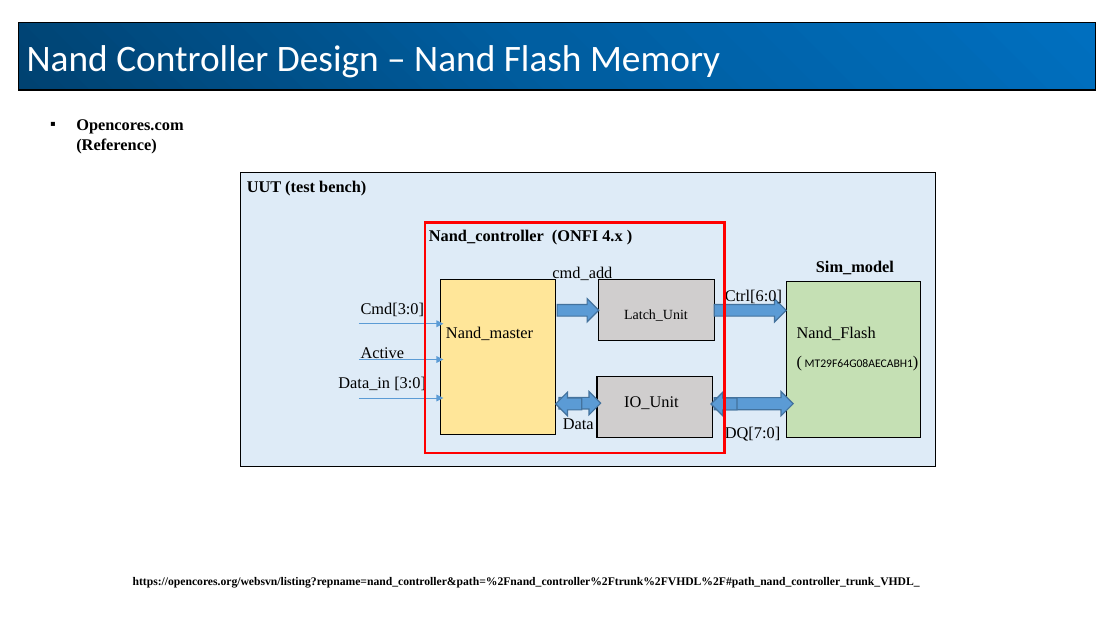
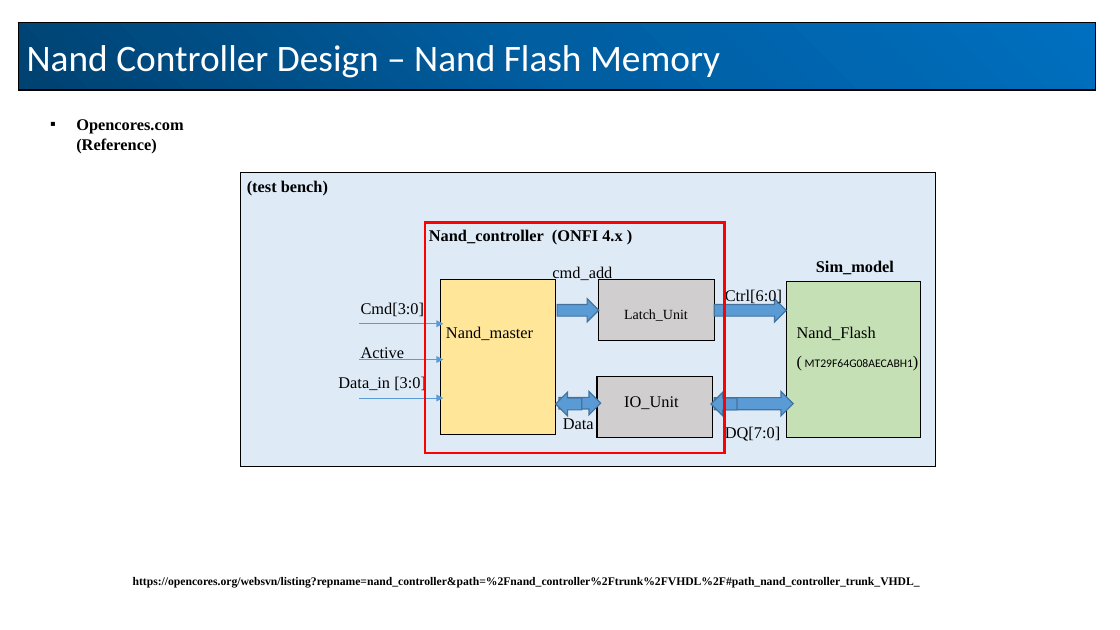
Before and after one commit to sarfaraz687-bot/Nand_Controller, a slide deck: slide 2 of Doc/nand_controller.pptx. Drawn at 1120x630 pixels with LibreOffice and Linux fonts; fonts in the diff are those of the drawing. Boxes give left, top, right and bottom in pixels: in the first picture for what was removed or moved away, otherwise in the second. Text is boxed around its words. In the diff, an @@ line names an element or a change of style, - is before the commit and + after.

```diff
--- a/Doc/nand_controller.pptx
+++ b/Doc/nand_controller.pptx
@@ text at (247,180,328,196): text changed @@
-UUT (test bench)
+(test bench)
```
Also in this commit, not shown: 2 other slides changed.
